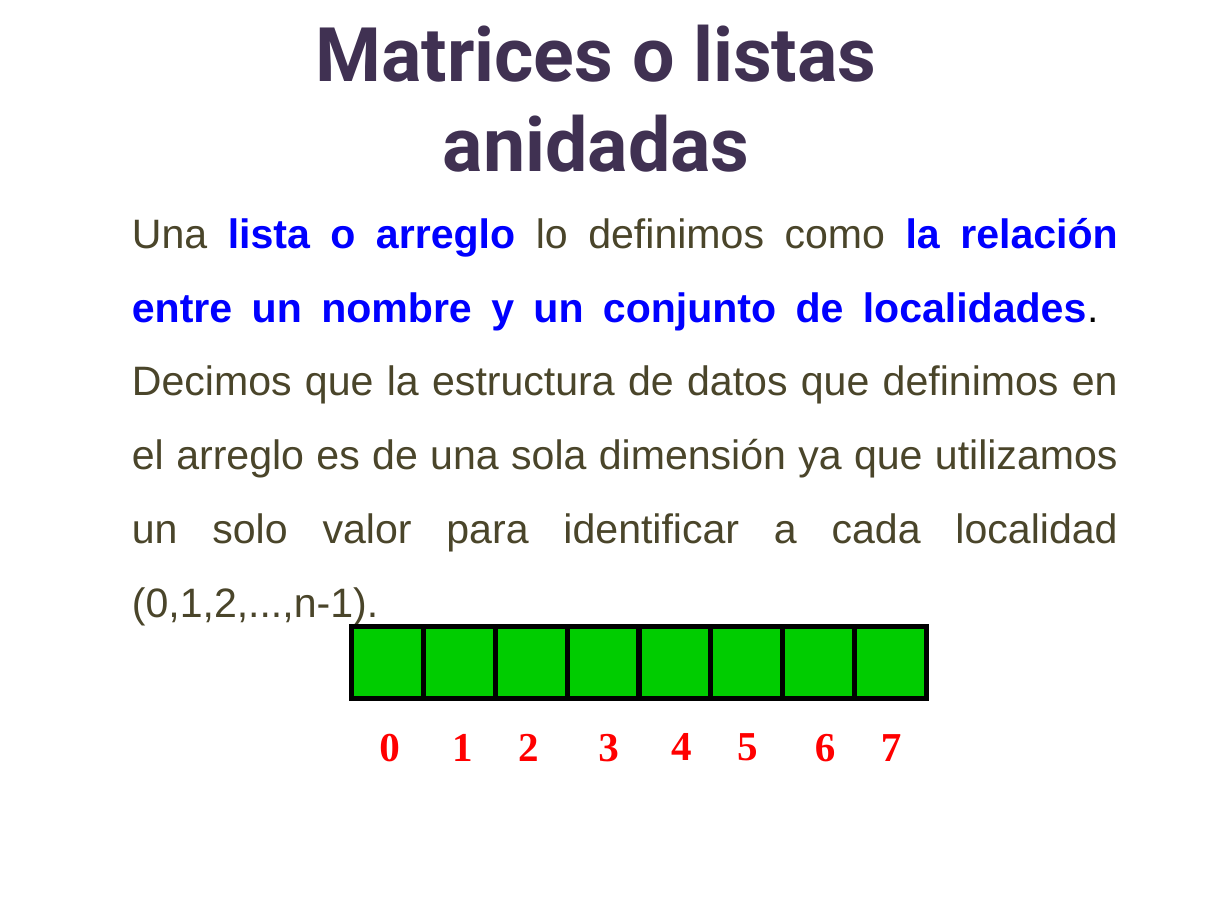
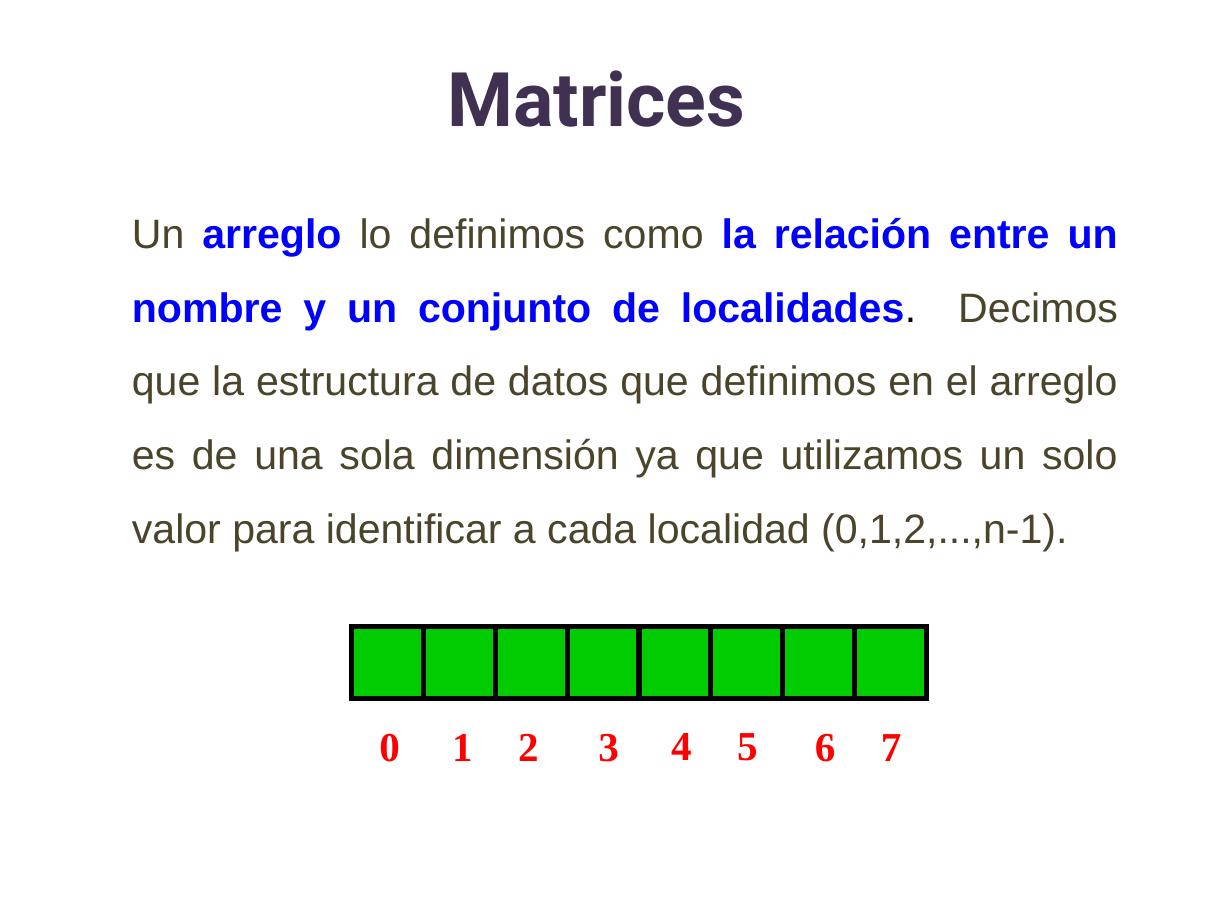
Before and after one commit to lizetheP/Analitica, a slide deck: slide 2 of CalendarioAgo2022/presentaciones/21_Matrices.pptx. Drawn at 1232x924 pixels with LibreOffice and Linux fonts; fonts in the diff are those of the drawing. Boxes give left, top, right and bottom in pixels: in the first picture for what was removed or moved away, otherwise in the second. Text is boxed around its words. In the diff, an @@ line names an element or a change of style, - is before the commit and + after.

```diff
--- a/CalendarioAgo2022/presentaciones/21_Matrices.pptx
+++ b/CalendarioAgo2022/presentaciones/21_Matrices.pptx
@@ title at (447,70,745,127): text changed @@
-Matrices o listas anidadas
+Matrices
@@ text at (132,218,1118,552): text changed @@
-Una lista o arreglo lo definimos como la relación entre un nombre y un conjunto de localidades. Decimos que la estructura de datos que definimos en el arreglo es de una sola dimensión ya que utilizamos un solo valor para identificar a cada localidad (0,1,2,...,n-1).
+Un arreglo lo definimos como la relación entre un nombre y un conjunto de localidades. Decimos que la estructura de datos que definimos en el arreglo es de una sola dimensión ya que utilizamos un solo valor para identificar a cada localidad (0,1,2,...,n-1).
```
Also in this commit, not shown: 4 other slides changed, 1 slide added, 2 other files.
